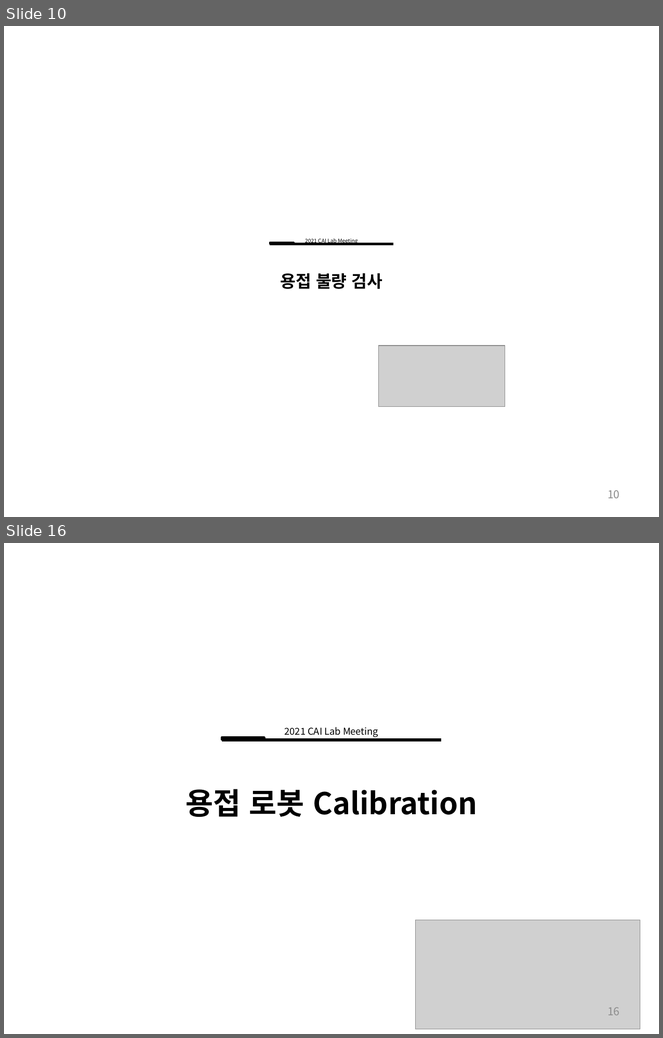
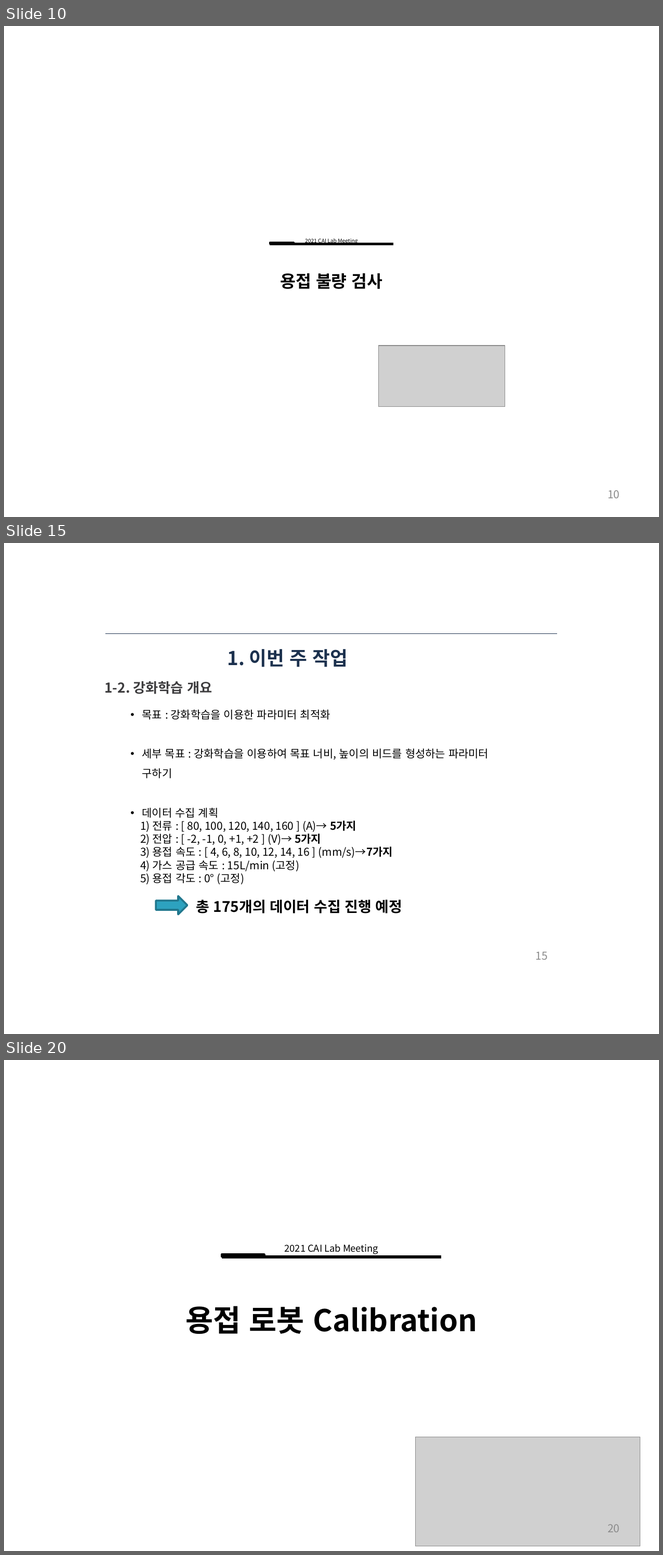
Before and after one commit to ssh6189/2022.03.12, a slide deck: 2022년 3월 12일 용접자동화로봇.pptx. Shown one above the other, each under a label of ours: slides 10 and 16 before the commit, slides 10, 15 and 20 after it; the slides between them are not shown. The pictures are 663x1038 and 663x1555 pixels, drawn with LibreOffice and Linux fonts; fonts in the diff are those of the drawing; grey boxes stand for pictures. Boxes give left, top, right and bottom in pixels: in the first picture for what was removed or moved away, otherwise in the second. Text is boxed around its words. In the diff, an @@ line names an element or a change of style, - is before the commit and + after.

```diff
--- a/2022년 3월 12일 용접자동화로봇.pptx
+++ b/2022년 3월 12일 용접자동화로봇.pptx
@@ slide 15 added at [4,543,659,1034], background #FFFFFF @@
@@ line added from (105, 634) to (557, 634), #1C314E 0.75 pt @@
@@ title added at [228,649,348,667], 21 pt, text #1C314E, bold @@
+1. 이번 주 작업
@@ text added at [104,681,212,694], 15 pt, text #3D3C3E, bold @@
+1-2. 강화학습 개요
@@ text added at [140,709,489,914], 12 pt, text #000000 @@
+• 목표 : 강화학습을 이용한 파라미터 최적화
+• 세부 목표 : 강화학습을 이용하여 목표 너비, 높이의 비드를 형성하는 파라미터 구하기
+• 데이터 수집 계획
+1) 전류 : [ 80, 100, 120, 140, 160 ] (A)→ 5가지
+2) 전압 : [ -2, -1, 0, +1, +2 ] (V)→ 5가지
+3) 용접 속도 : [ 4, 6, 8, 10, 12, 14, 16 ] (mm/s)→7가지
+4) 가스 공급 속도 : 15L/min (고정)
+5) 용접 각도 : 0° (고정)
+총 175개의 데이터 수집 진행 예정
@@ right arrow added at [156,896,188,914], fill #2DA2BF, outline #21788D 2 pt @@
@@ page number added at [536,952,548,960], 12 pt, text #8C8C8C @@
+15
@@ what was slide 16 is now slide 20 @@
@@ page number at [608,1524,620,1533]: text changed @@
-16
+20
```
Also in this commit, not shown: 2 slides changed, 6 other slides added, 3 slides removed.
